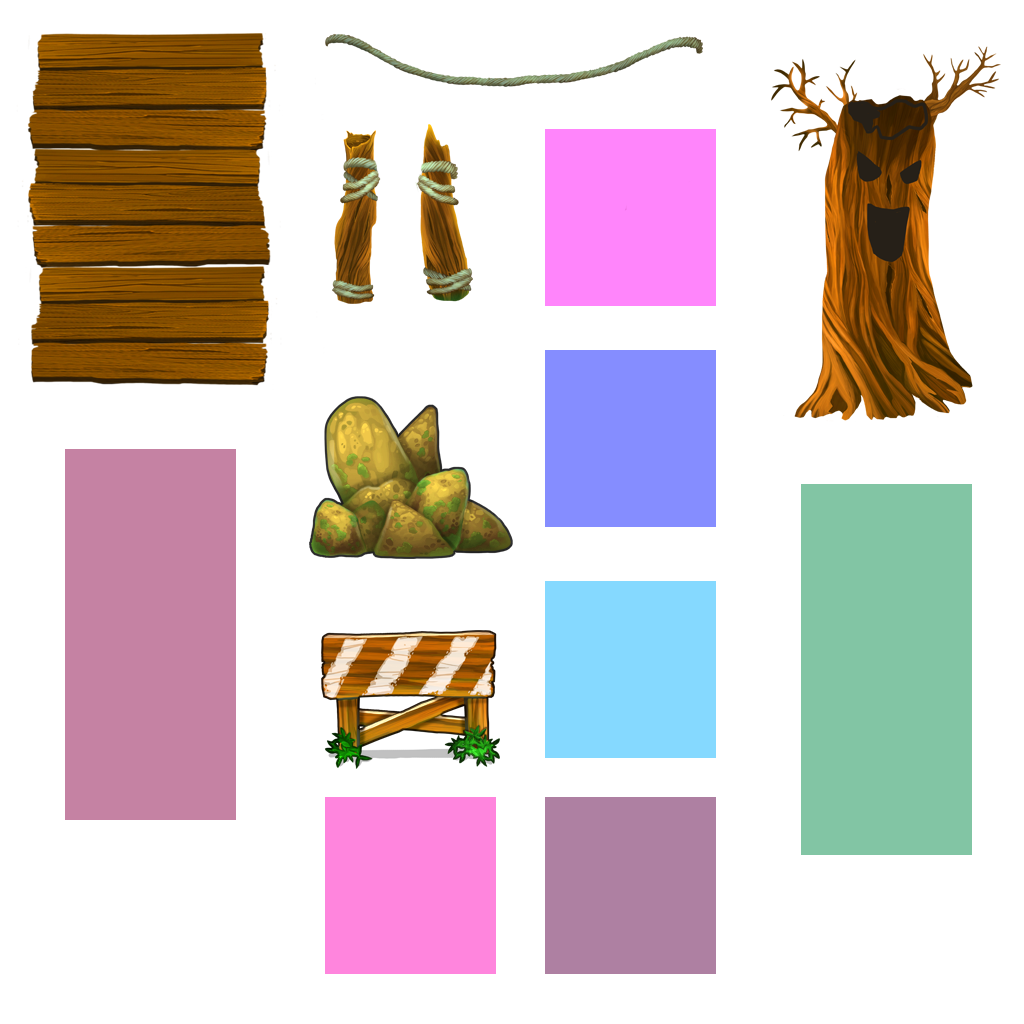
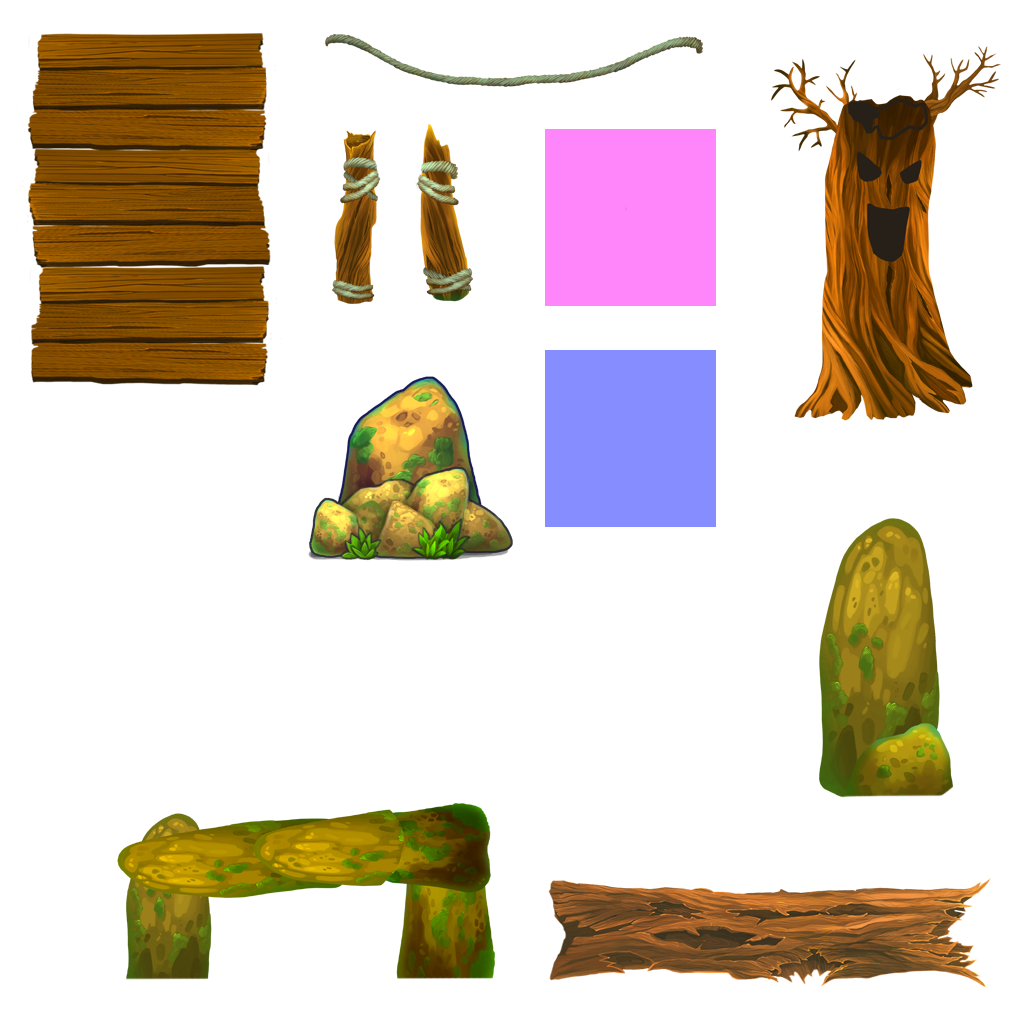
Layers edited between the first and the second 1024×1024 image:
added layer "Layer 24" above "Layer 30 copy" over [117, 803, 495, 980]
added layer "Layer 30 copy" above "Layer 23" over [819, 518, 954, 799]
added layer "Layer 23" above "Layer 9" over [545, 878, 991, 988]
hid "Layer 9" over [321, 630, 500, 769]
added layer "Layer 19" in group "Group 1" over [340, 467, 472, 560]
added layer "Layer 18" in group "Group 1" over [411, 518, 470, 561]
added layer "Layer 17" in group "Group 1" over [339, 526, 383, 561]
painted on "Layer 12", masked it over [309, 396, 513, 559]
added layer "Layer 21" in group "Group 1" over [332, 376, 484, 552]
added layer "Layer 16" (47%) in group "Group 1" over [309, 547, 502, 558]
added layer "Layer 15" (44%) in group "Group 1" over [308, 546, 509, 561]
painted on "Layer 4 copy 6" over [65, 449, 972, 974]
